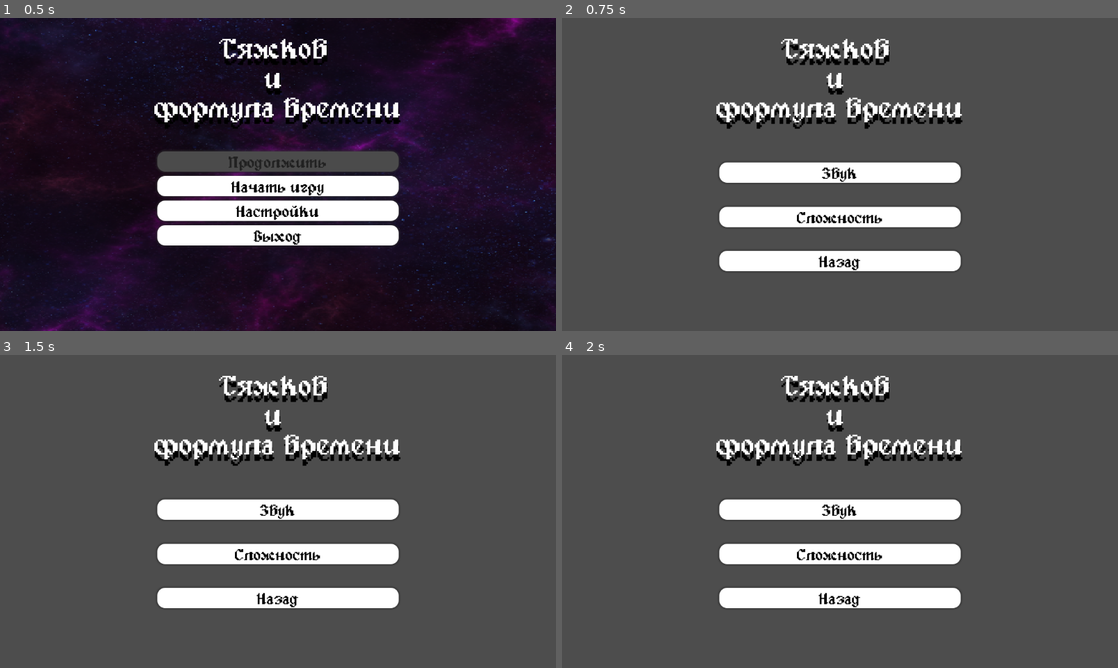
Above: before the commit, frames 1-4 (two rows, left to right).
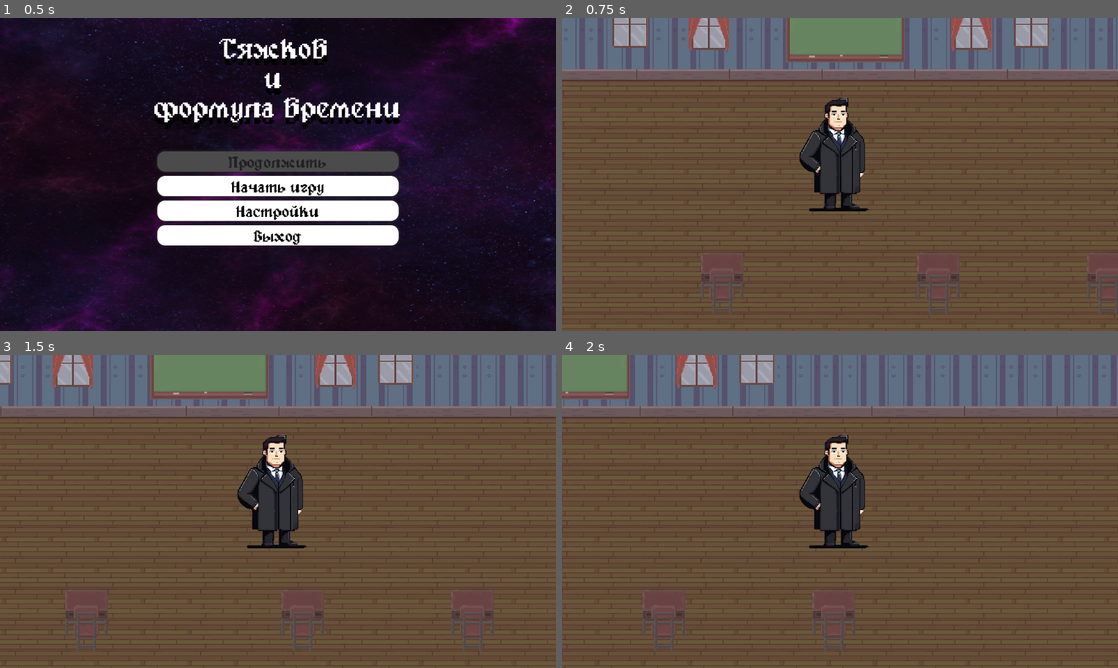
Above: after the commit, the same moments.

Repository: AmigoMarconi/tyashkov_game
Game: Godot game, scene res://scenes/menu/menu.tscn
Same seed, same stepped clock (60 frames per second), same inputs: the game is played once before the commit and once after it.
Inputs:
- Up to frame 1 (0.5 s): no input
- Up to frame 2 (0.75 s): click "Начать игру" at 0.5 s
- Up to frame 3 (1.5 s): tap Enter at 1.25 s; hold D (right) from 1.28 s (still down)
- Up to frame 4 (2 s): keep holding D (right)

Frame 1 is identical in both runs. In frame 2, 91% of the frame differs, in the area x 0-100%, y 0-100%; in frame 3, 91%; in frame 4, 92%.

Commit message:
Добавил настройку видео

Diff:
--- a/GAYme/мягков-и-формула-времени/scenes/game.tscn
+++ b/GAYme/мягков-и-формула-времени/scenes/game.tscn
@@ -139,7 +139,6 @@
 theme_override_styles/panel = SubResource("StyleBoxTexture_lti8b")
 
 [node name="Menu" type="VBoxContainer" parent="Pause panel/Menu"]
-visible = false
 layout_mode = 1
 anchors_preset = 8
 anchor_left = 0.5
@@ -226,6 +225,7 @@
 vertical_alignment = 1
 
 [node name="Options_menu" type="Control" parent="Pause panel/Menu"]
+visible = false
 layout_mode = 1
 anchors_preset = 15
 anchor_right = 1.0
--- a/GAYme/мягков-и-формула-времени/scenes/menu/menu.tscn
+++ b/GAYme/мягков-и-формула-времени/scenes/menu/menu.tscn
@@ -258,6 +258,7 @@
 offset_bottom = 62.0
 grow_horizontal = 2
 grow_vertical = 2
+theme_override_constants/separation = 8
 
 [node name="Volume_Button" type="Button" parent="Options_menu/VBoxContainer2"]
 layout_mode = 2
@@ -273,6 +274,21 @@
 theme_override_styles/pressed = SubResource("StyleBoxFlat_v86rl")
 theme_override_styles/normal = SubResource("StyleBoxFlat_13sgg")
 text = "Звук"
+
+[node name="Video_Button" type="Button" parent="Options_menu/VBoxContainer2"]
+layout_mode = 2
+size_flags_vertical = 6
+theme_override_colors/font_hover_color = Color(0, 0, 0, 1)
+theme_override_colors/font_color = Color(0, 0, 0, 1)
+theme_override_colors/font_focus_color = Color(0, 0, 0, 1)
+theme_override_colors/font_pressed_color = Color(0, 0, 0, 1)
+theme_override_fonts/font = ExtResource("2_y1o0p")
+theme_override_font_sizes/font_size = 30
+theme_override_styles/focus = SubResource("StyleBoxEmpty_4ytvr")
+theme_override_styles/hover = SubResource("StyleBoxFlat_g3eks")
+theme_override_styles/pressed = SubResource("StyleBoxFlat_v86rl")
+theme_override_styles/normal = SubResource("StyleBoxFlat_13sgg")
+text = "Видео"
 
 [node name="Diff_Button2" type="Button" parent="Options_menu/VBoxContainer2"]
 layout_mode = 2
@@ -401,8 +417,90 @@
 theme_override_styles/normal = SubResource("StyleBoxFlat_13sgg")
 text = "Назад"
 
+[node name="Video" type="Control" parent="."]
+visible = false
+layout_mode = 1
+anchors_preset = 15
+anchor_right = 1.0
+anchor_bottom = 1.0
+grow_horizontal = 2
+grow_vertical = 2
+
+[node name="HBoxContainer" type="HBoxContainer" parent="Video"]
+layout_mode = 1
+anchors_preset = 8
+anchor_left = 0.5
+anchor_top = 0.5
+anchor_right = 0.5
+anchor_bottom = 0.5
+offset_left = -97.0
+offset_top = -46.0
+offset_right = 97.0
+offset_bottom = 46.0
+grow_horizontal = 2
+grow_vertical = 2
+
+[node name="labels" type="VBoxContainer" parent="Video/HBoxContainer"]
+layout_mode = 2
+size_flags_horizontal = 6
+size_flags_stretch_ratio = 1.08
+
+[node name="Fullscreen" type="Label" parent="Video/HBoxContainer/labels"]
+layout_mode = 2
+theme_override_font_sizes/font_size = 20
+text = "Полный экран"
+
+[node name="Borderless" type="Label" parent="Video/HBoxContainer/labels"]
+layout_mode = 2
+size_flags_vertical = 6
+theme_override_font_sizes/font_size = 20
+text = "Рамки"
+
+[node name="VSync" type="Label" parent="Video/HBoxContainer/labels"]
+layout_mode = 2
+size_flags_vertical = 6
+theme_override_font_sizes/font_size = 20
+text = "Вертикальная синхронизация"
+
+[node name="VBoxContainer" type="VBoxContainer" parent="Video/HBoxContainer"]
+layout_mode = 2
+
+[node name="Fullscreen" type="CheckBox" parent="Video/HBoxContainer/VBoxContainer"]
+layout_mode = 2
+
+[node name="Borderless" type="CheckBox" parent="Video/HBoxContainer/VBoxContainer"]
+layout_mode = 2
+
+[node name="OptionButton" type="OptionButton" parent="Video/HBoxContainer/VBoxContainer"]
+layout_mode = 2
+selected = 1
+item_count = 3
+popup/item_0/text = "Отключить"
+popup/item_0/id = 0
+popup/item_1/text = "Включить"
+popup/item_1/id = 1
+popup/item_2/text = "Адаптивный"
+popup/item_2/id = 2
+
+[node name="Back_video_Button" type="Button" parent="Video"]
+offset_left = -48.0
+offset_top = 78.0
+offset_right = 40.0
+offset_bottom = 120.0
+size_flags_vertical = 6
+theme_override_colors/font_hover_color = Color(0, 0, 0, 1)
+theme_override_colors/font_color = Color(0, 0, 0, 1)
+theme_override_colors/font_focus_color = Color(0, 0, 0, 1)
+theme_override_colors/font_pressed_color = Color(0, 0, 0, 1)
+theme_override_fonts/font = ExtResource("2_y1o0p")
+theme_override_font_sizes/font_size = 30
+theme_override_styles/focus = SubResource("StyleBoxEmpty_70i5f")
+theme_override_styles/hover = SubResource("StyleBoxFlat_g3eks")
+theme_override_styles/pressed = SubResource("StyleBoxFlat_v86rl")
+theme_override_styles/normal = SubResource("StyleBoxFlat_13sgg")
+text = "Назад"
+
 [node name="MusicPlayer" type="AudioStreamPlayer2D" parent="."]
-bus = &"Music"
 script = ExtResource("4_3y2rt")
 
 [connection signal="pressed" from="Menu/Continue_Button" to="." method="_on_exit_button_pressed"]
@@ -410,8 +508,13 @@
 [connection signal="pressed" from="Menu/Options_Button" to="." method="_on_options_button_pressed"]
 [connection signal="pressed" from="Menu/Exit_Button" to="." method="_on_exit_button_pressed"]
 [connection signal="pressed" from="Options_menu/VBoxContainer2/Volume_Button" to="." method="_on_volume_button_pressed"]
+[connection signal="pressed" from="Options_menu/VBoxContainer2/Video_Button" to="." method="_on_video_button_pressed"]
 [connection signal="pressed" from="Options_menu/Back_Button" to="." method="_on_back_button_pressed"]
 [connection signal="value_changed" from="Audio/HBoxContainer/MusicVolumeSlider/Master" to="." method="_on_master_value_changed"]
 [connection signal="value_changed" from="Audio/HBoxContainer/MusicVolumeSlider/Music" to="." method="_on_music_value_changed"]
 [connection signal="value_changed" from="Audio/HBoxContainer/MusicVolumeSlider/SoundFX" to="." method="_on_sound_fx_value_changed"]
 [connection signal="pressed" from="Audio/Back_option_Button" to="." method="_on_back_option_button_pressed"]
+[connection signal="toggled" from="Video/HBoxContainer/VBoxContainer/Fullscreen" to="." method="_on_fullscreen_toggled"]
+[connection signal="toggled" from="Video/HBoxContainer/VBoxContainer/Borderless" to="." method="_on_borderless_toggled"]
+[connection signal="item_selected" from="Video/HBoxContainer/VBoxContainer/OptionButton" to="." method="_on_option_button_item_selected"]
+[connection signal="pressed" from="Video/Back_video_Button" to="." method="_on_back_video_button_pressed"]
--- /dev/null
+++ b/GAYme/мягков-и-формула-времени/scenes/menu/video.gd
@@ -0,0 +1 @@
+extends Control
--- a/GAYme/мягков-и-формула-времени/scripts/menu/menu.gd
+++ b/GAYme/мягков-и-формула-времени/scripts/menu/menu.gd
@@ -3,8 +3,9 @@
 @onready var menu = $Menu
 @onready var options = $Options_menu
 @onready var audio = $Audio
+@onready var video = $Video
 
-#ПЕРЕХОД ГЛАВНОГО МЕНЮ
+#МЕНЮ ПАУЗЫ
 func _process(delta):
 	if Input.is_action_just_pressed("ui_cancel"):
 		toggle()
@@ -13,6 +14,8 @@
 	visible = !visible
 	get_tree().paused = visible
 
+
+#ПЕРЕХОД ГЛАВНОГО МЕНЮ
 func _on_start_button_pressed() -> void:
 	toggle()
 	get_tree().change_scene_to_file("res://scenes/game.tscn")
@@ -30,6 +33,36 @@
 func _on_back_button_pressed() -> void:
 	show_and_hide(menu, options)
 
+func _on_video_button_pressed() -> void:
+	show_and_hide(video, options)
+
+func _on_back_video_button_pressed() -> void:
+	show_and_hide(options, video)
+
+func _on_back_option_button_pressed() -> void:
+	show_and_hide(options, audio)
+
+
+func _on_volume_button_pressed() -> void:
+	show_and_hide(audio, options)
+
+
+func _on_continue_button_pressed() -> void:
+	toggle()
+
+#НАСТРОЙКА ВИДЕО
+func _on_fullscreen_toggled(toggled_on: bool) -> void:
+	if toggled_on:
+		DisplayServer.window_set_mode(DisplayServer.WINDOW_MODE_FULLSCREEN)
+	else:
+		DisplayServer.window_set_mode(DisplayServer.WINDOW_MODE_WINDOWED)
+
+func _on_borderless_toggled(toggled_on):
+	DisplayServer.window_set_flag(DisplayServer.WINDOW_FLAG_BORDERLESS, toggled_on)
+
+func _on_option_button_item_selected(index: int) -> void:
+	DisplayServer.window_set_vsync_mode(index)
+
 
 #НАСТРОЙКА МУЗЫКИ
 
@@ -44,14 +77,3 @@
 
 func _on_sound_fx_value_changed(value: float) -> void:
 	volume(2, value)
-
-func _on_back_option_button_pressed() -> void:
-	show_and_hide(options, audio)
-
-
-func _on_volume_button_pressed() -> void:
-	show_and_hide(audio, options)
-
-
-func _on_continue_button_pressed() -> void:
-	toggle()
Not shown: 1 places in GAYme/мягков-и-формула-времени/scenes/game.tscn that only renumber resources
Not shown, added: GAYme/мягков-и-формула-времени/scenes/menu/video.gd.uid
